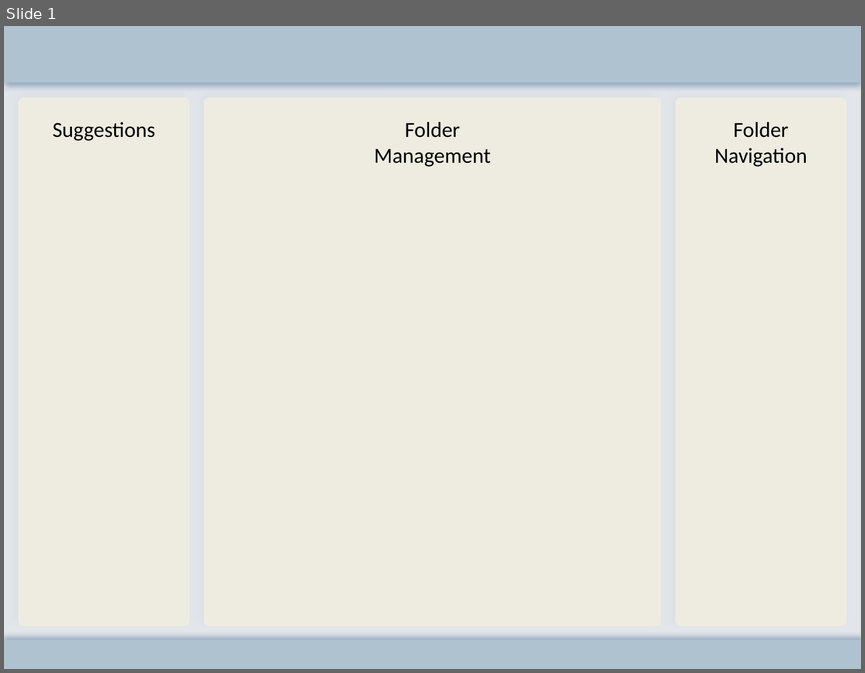
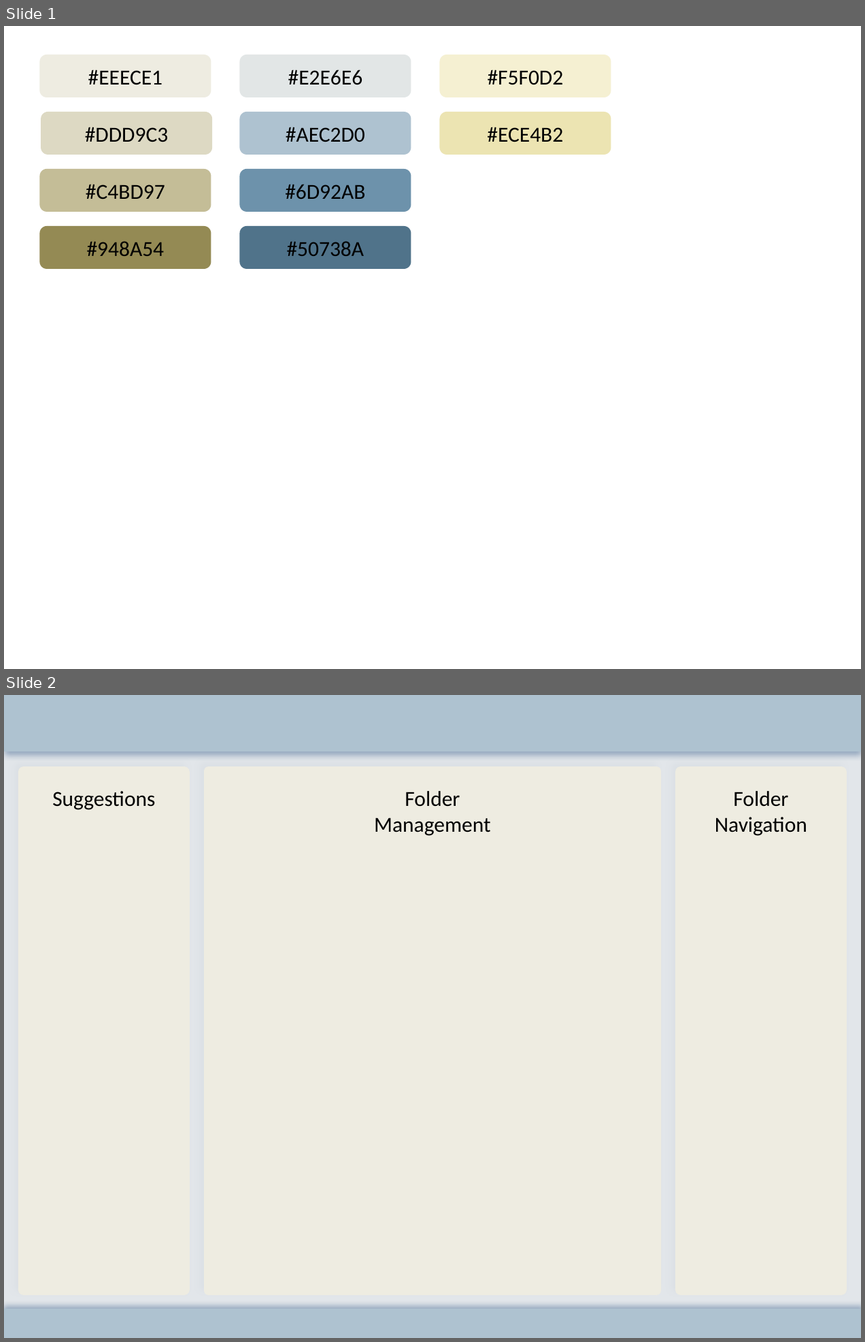
Before and after one commit to ogazitt/zaplify, a slide deck: documents/design/webportal/Web Portal Design Graphics.pptx. Shown one above the other, each under a label of ours: slide 1 before the commit, slides 1 and 2 after it. The pictures are 865x673 and 865x1342 pixels, drawn with LibreOffice and Linux fonts; fonts in the diff are those of the drawing. Boxes give left, top, right and bottom in pixels: in the first picture for what was removed or moved away, otherwise in the second. Text is boxed around its words. In the diff, an @@ line names an element or a change of style, - is before the commit and + after.

```diff
--- a/documents/design/webportal/Web Portal Design Graphics.pptx
+++ b/documents/design/webportal/Web Portal Design Graphics.pptx
@@ slide 1 added at [4, 26, 861, 669], background #FFFFFF @@
@@ rounded rectangle added at [40, 55, 211, 97], fill #EEECE1, 18 pt, text #000000 @@
+#EEECE1
@@ rounded rectangle added at [239, 55, 411, 97], fill #E2E6E6, 18 pt, text #000000 @@
+#E2E6E6
@@ rounded rectangle added at [439, 55, 611, 97], fill #F5F0D2, 18 pt, text #000000 @@
+#F5F0D2
@@ rounded rectangle added at [41, 112, 212, 155], fill #DDD9C3, 18 pt, text #000000 @@
+#DDD9C3
@@ rounded rectangle added at [239, 112, 411, 155], fill #AEC2D0, 18 pt, text #000000 @@
+#AEC2D0
@@ rounded rectangle added at [439, 112, 611, 155], fill #ECE4B2, 18 pt, text #000000 @@
+#ECE4B2
@@ rounded rectangle added at [40, 169, 211, 212], fill #C4BD97, 18 pt, text #000000 @@
+#C4BD97
@@ rounded rectangle added at [239, 169, 411, 212], fill #6D92AB, 18 pt, text #000000 @@
+#6D92AB
@@ rounded rectangle added at [40, 226, 211, 269], fill #948A54, 18 pt, text #000000 @@
+#948A54
@@ rounded rectangle added at [239, 226, 411, 269], fill #50738A, 18 pt, text #000000 @@
+#50738A
@@ what was slide 1 is now slide 2 @@
```
Also in this commit, not shown: 1 slide changed, 41 other files.
